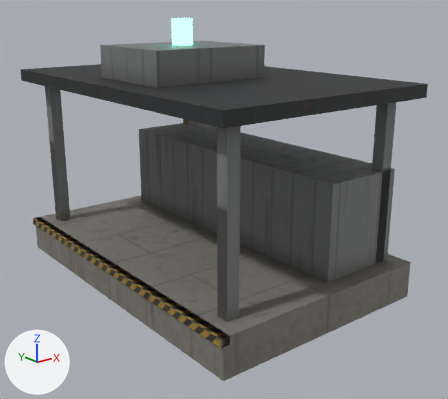
Two versions of the glTF model jogo/assets/modelos/transporte/trilhos/estacao.glb, one commit apart.
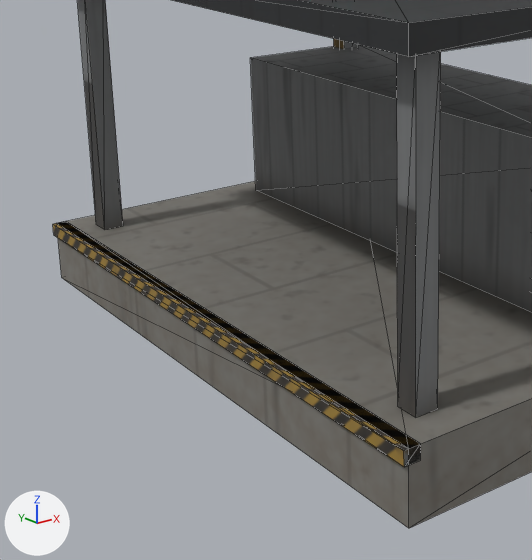
The first picture shows the older version from a camera (50 mm lens) standing at (-3.06, -4.09, 2.25) and looking at (0.05, -0.2, 0.69). The close-ups show the older and then the newer version on the part from 1% to 65% of the width and 25% to 100% of the height of that picture. Only the edits that show in the close-ups are written down. Arrows for +X, +Y and +Z are at lower left; the lights stay in place. The close-ups show mesh edges as thin lines. Vertices at exactly the same position are counted once.

Objects in the first close-up: 'estacao'.
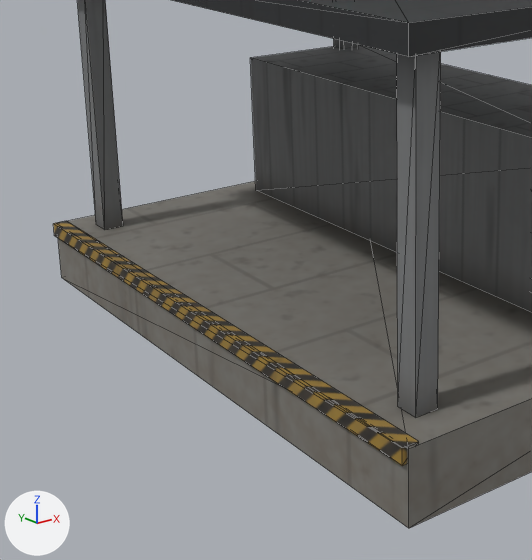
Changed parts and their boxes [x1, y1, x2, y2] in the close-ups (532 x 560 px; the box of a moved part takes in the faces that stretch with it):
```json
{"object": "estacao", "change": "reshaped, surface changed", "before": [53, 0, 532, 528], "after": [53, 0, 532, 528]}
{"part": 1, "of": "me_estacao_corpo", "change": "moved or reshaped", "before": [53, 221, 421, 467], "after": [53, 221, 419, 466]}
{"part": 2, "of": "me_estacao_corpo", "change": "surface changed", "before": [53, 39, 418, 466], "after": [53, 39, 418, 466]}
```

The change, as JSON lines over the scene's bpy script:
```json
{"block": "me_estacao_corpo", "where": "me_estacao_corpo.from_pydata(...)  # 92 vertices, 140 faces; spans x -0.97..0.95, y -1.45..1.45, z 0.0..2.15"}
{"block": "me_estacao_corpo", "where": "# used by ob_estacao; location = (0.0, 0.0, 0.0)"}
{"block": "me_estacao_corpo", "change": "me_estacao_corpo part 1"}
{"op": "set", "path": "me_estacao_corpo.vertices[64].co", "old": "(-0.97, -1.45, 0.24)", "new": "(-0.97, -1.44, 0.24)", "note": "pixel (404, 467) -> pixel (402, 465)"}
{"op": "set", "path": "me_estacao_corpo.vertices[65].co", "old": "(-0.9, -1.45, 0.24)", "new": "(-0.9, -1.44, 0.24)", "note": "pixel (420, 460) -> not seen"}
{"op": "set", "path": "me_estacao_corpo.vertices[66].co", "old": "(-0.9, 1.45, 0.24)", "new": "(-0.9, 1.44, 0.24)"}
{"op": "set", "path": "me_estacao_corpo.vertices[67].co", "old": "(-0.97, 1.45, 0.24)", "new": "(-0.97, 1.44, 0.24)", "note": "pixel (53, 235) -> pixel (54, 235)"}
{"op": "set", "path": "me_estacao_corpo.vertices[68].co", "old": "(-0.97, -1.45, 0.3)", "new": "(-0.97, -1.44, 0.31)", "note": "pixel (403, 450) -> pixel (402, 447)"}
{"op": "set", "path": "me_estacao_corpo.vertices[69].co", "old": "(-0.9, -1.45, 0.3)", "new": "(-0.9, -1.44, 0.31)", "note": "pixel (420, 443) -> pixel (418, 441)"}
{"op": "set", "path": "me_estacao_corpo.vertices[70].co", "old": "(-0.9, 1.45, 0.3)", "new": "(-0.9, 1.44, 0.31)", "note": "pixel (65, 221) -> pixel (66, 220)"}
{"op": "set", "path": "me_estacao_corpo.vertices[71].co", "old": "(-0.97, 1.45, 0.3)", "new": "(-0.97, 1.44, 0.31)", "note": "pixel (52, 224) -> pixel (53, 223)"}
{"block": "me_estacao_corpo", "change": "me_estacao_corpo part 2: texture (UV) coordinates of 78 of 140 faces, centred in x -0.97..0.87, y -1.45..1.45, z 0.24..2.15, changed; they spanned u 0.0..0.99, v 0.4..1.0 and now span u 0.0..0.99, v 0.4..1.0"}
```
